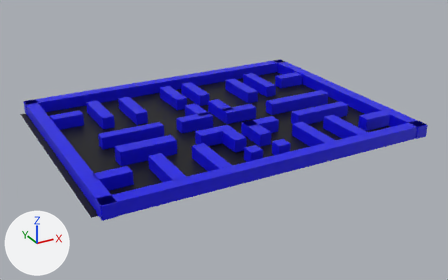
A saved change to the Blender file level.blend.
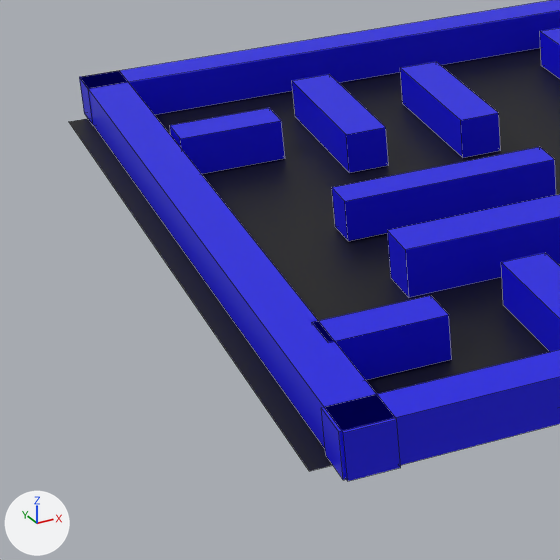
Each version is shown whole from a 50 mm camera at (-45.6, -82.2, 38.4) aimed at (0.2, 1.1, -3.3), then close up on the part from 0% to 37% of the width and 28% to 87% of the height. Every picture has the same lights, and +X, +Y and +Z are marked at lower left. The close-ups show mesh edges as thin lines.
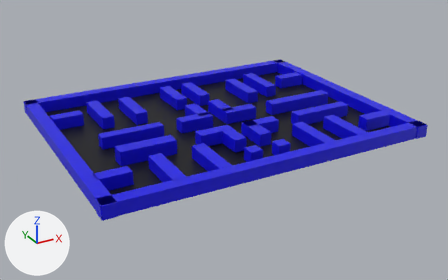
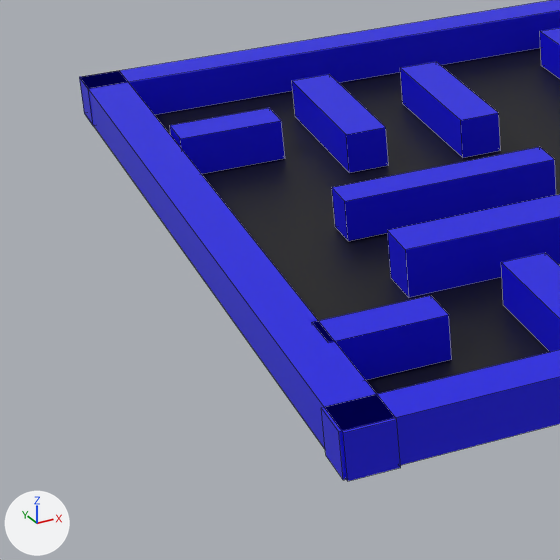
Location of each change, [x1, y1, x2, y2] in pixels of the close-ups (560 x 560 px):
'Plane', reshaped: before [69, 48, 560, 471]; after [98, 48, 560, 394]

What the commit changed:
me_plane has 4 vertices, 1 face and spans x -26.8..26.8, y -23.8..16.0, z 0.0.
me_plane is used by ob_plane; location (-1.17, 7.49, -1.05).
Part 1, on me_plane:
Vertex 0 of me_plane moves from (-26.8, -23.8, 0.0) at pixel (309, 471) to (-25.8, -23.8, 0.0).
Vertex 2 of me_plane moves from (-26.8, 16.0, 0.0) at pixel (68, 121) to (-25.8, 16.0, 0.0) at pixel (88, 118).
